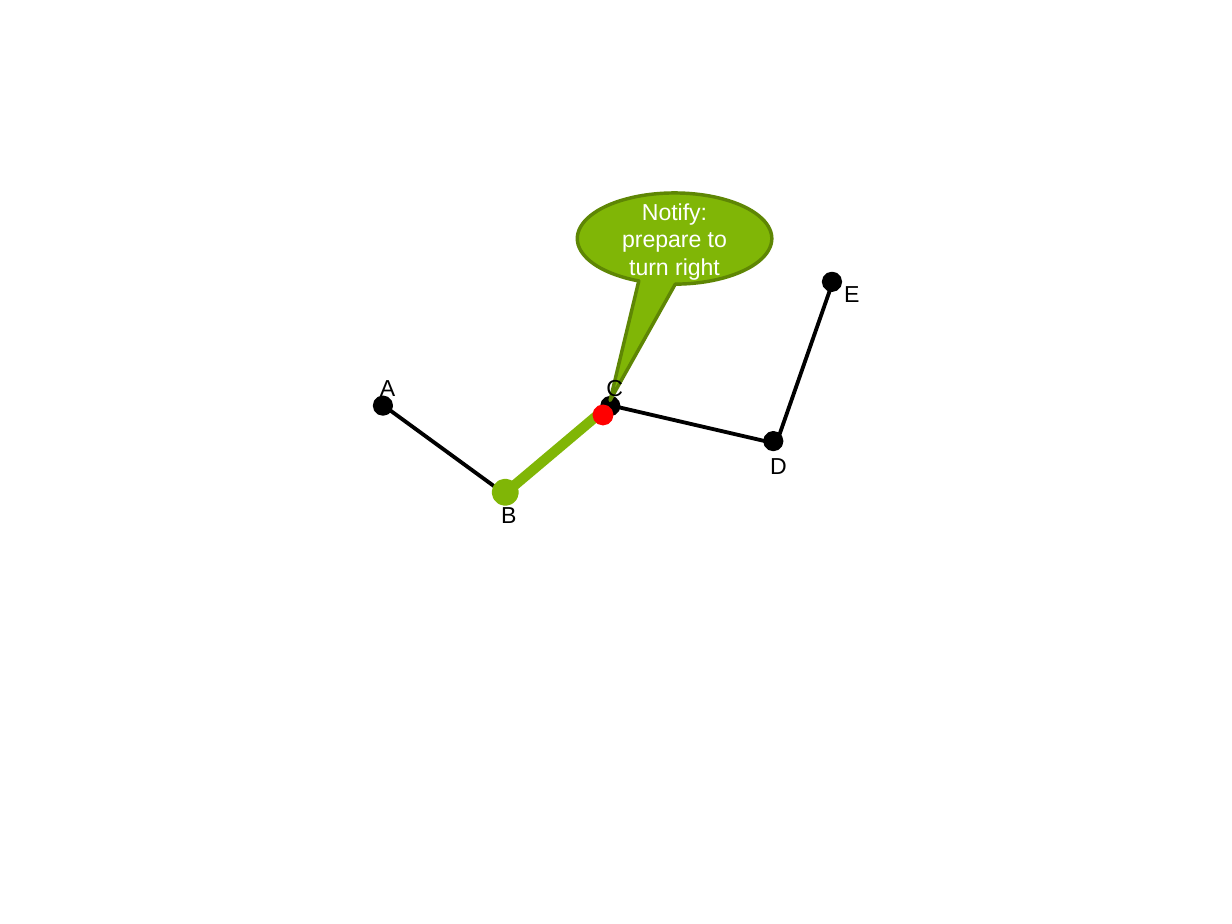
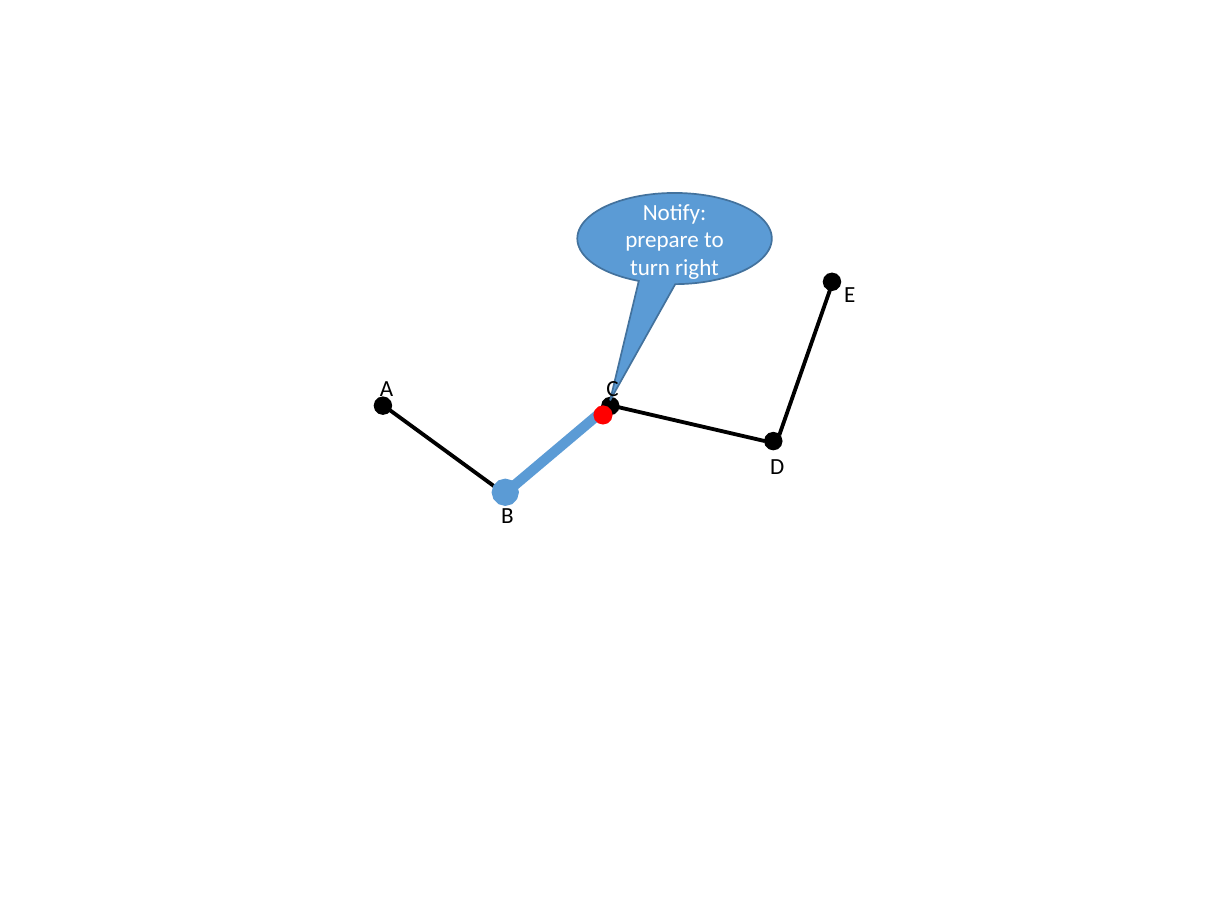
Before and after one commit to hqt/street-router, a slide deck: slide 55 of Document/presentation/full presentation.pptx. Drawn at 1232x924 pixels with LibreOffice and Linux fonts; fonts in the diff are those of the drawing. Boxes give left, top, right and bottom in pixels: in the first picture for what was removed or moved away, otherwise in the second. Text is boxed around its words. In the diff, an @@ line names an element or a change of style, - is before the commit and + after.

```diff
--- a/Document/presentation/full presentation.pptx
+++ b/Document/presentation/full presentation.pptx
@@ speech bubble "Notify: prepare to turn right" at (578,193,772,285): font Arial to Calibri; fill #80B606 to #5B9BD5; outline #5F8704 2 pt to #43739E 1 pt @@
@@ font Arial to Calibri in 5 elements at (380,381,393,403), (501,503,514,523), (606,377,618,403), (770,459,784,474), (844,287,855,302) @@
@@ ellipse at (375,397,392,414): outline #000000 2 pt to #000000 1 pt @@
@@ line (504, 494) - (610, 405): stroke #80B606 6 pt to #5B9BD5 6 pt @@
@@ ellipse at (594,407,611,424): outline #FF0000 2 pt to #FF0000 1 pt @@
@@ ellipse at (602,398,620,415): outline #000000 2 pt to #000000 1 pt @@
@@ ellipse at (496,484,514,501): fill #80B606 to #5B9BD5; outline #80B606 6 pt to #5B9BD5 6 pt @@
```
Also in this commit, not shown: 70 other slides changed, 3 slides added, 4 slides removed, 17 other files.
